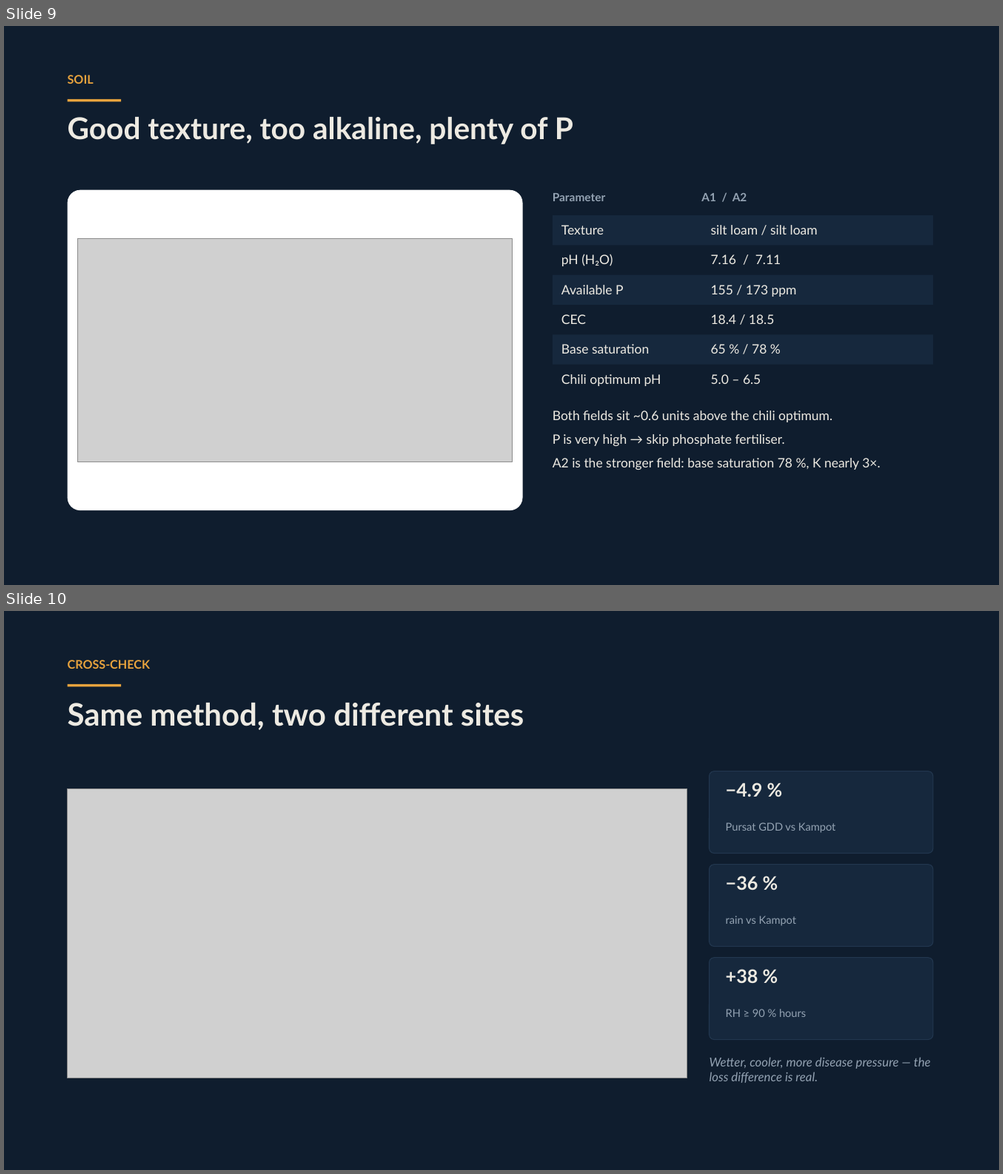
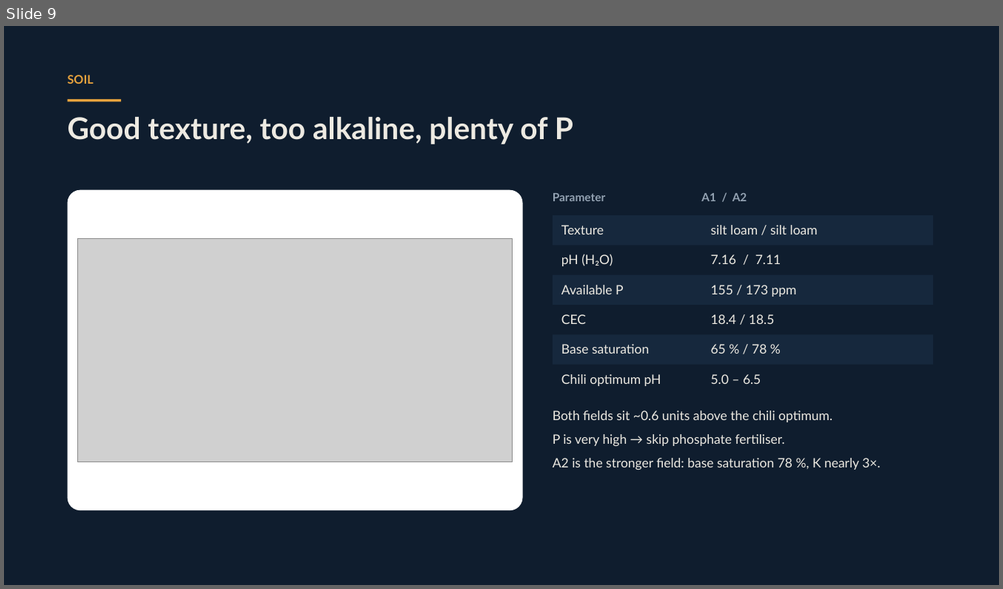
Before and after one commit to ThearaGithub/dss301-chili-midterm, a slide deck: DSS301_RedSky86_Pursat_Slides.pptx. Shown one above the other, each under a label of ours: slides 9 and 10 before the commit, slide 9 after it. The pictures are 1003x1174 and 1003x589 pixels, drawn with LibreOffice and Linux fonts; fonts in the diff are those of the drawing; grey boxes stand for pictures. Boxes give left, top, right and bottom in pixels: in the first picture for what was removed or moved away, otherwise in the second. Text is boxed around its words. In the diff, an @@ line names an element or a change of style, - is before the commit and + after.

Commit message:
Restrict every deliverable to the instructor's field
The report, deck, script and download page now describe one coordinate only:
the notebook's site-comparison section is gone, slide 10 became a sensitivity
check, and the earlier site's local files were deleted.

```diff
--- a/DSS301_RedSky86_Pursat_Slides.pptx
+++ b/DSS301_RedSky86_Pursat_Slides.pptx
@@ slide 10 removed at (4, 611, 999, 1170), background #FFFFFF @@
@@ rectangle removed at (4, 611, 999, 1170) @@
@@ text removed at (68, 660, 150, 669) @@
-CROSS-CHECK
@@ rectangle removed at (68, 684, 121, 687) @@
@@ text removed at (68, 702, 523, 730) @@
-Same method, two different sites
@@ rounded rectangle removed at (709, 772, 933, 854) @@
@@ text removed at (726, 783, 762, 797) @@
-−4.9 %
@@ picture removed at (68, 789, 687, 1079) @@
@@ text removed at (726, 823, 835, 833) @@
-Pursat GDD vs Kampot
@@ rounded rectangle removed at (709, 865, 933, 947) @@
@@ text removed at (726, 876, 758, 890) @@
-−36 %
@@ text removed at (726, 916, 796, 926) @@
-rain vs Kampot
@@ rounded rectangle removed at (709, 958, 933, 1040) @@
@@ text removed at (726, 969, 758, 983) @@
-+38 %
@@ text removed at (726, 1009, 805, 1017) @@
-RH ≥ 90 % hours
@@ text removed at (709, 1057, 930, 1083) @@
-Wetter, cooler, more disease pressure — the loss difference is real.
```
Also in this commit, not shown: 2 slides changed, 1 slide added, 8 other files.
